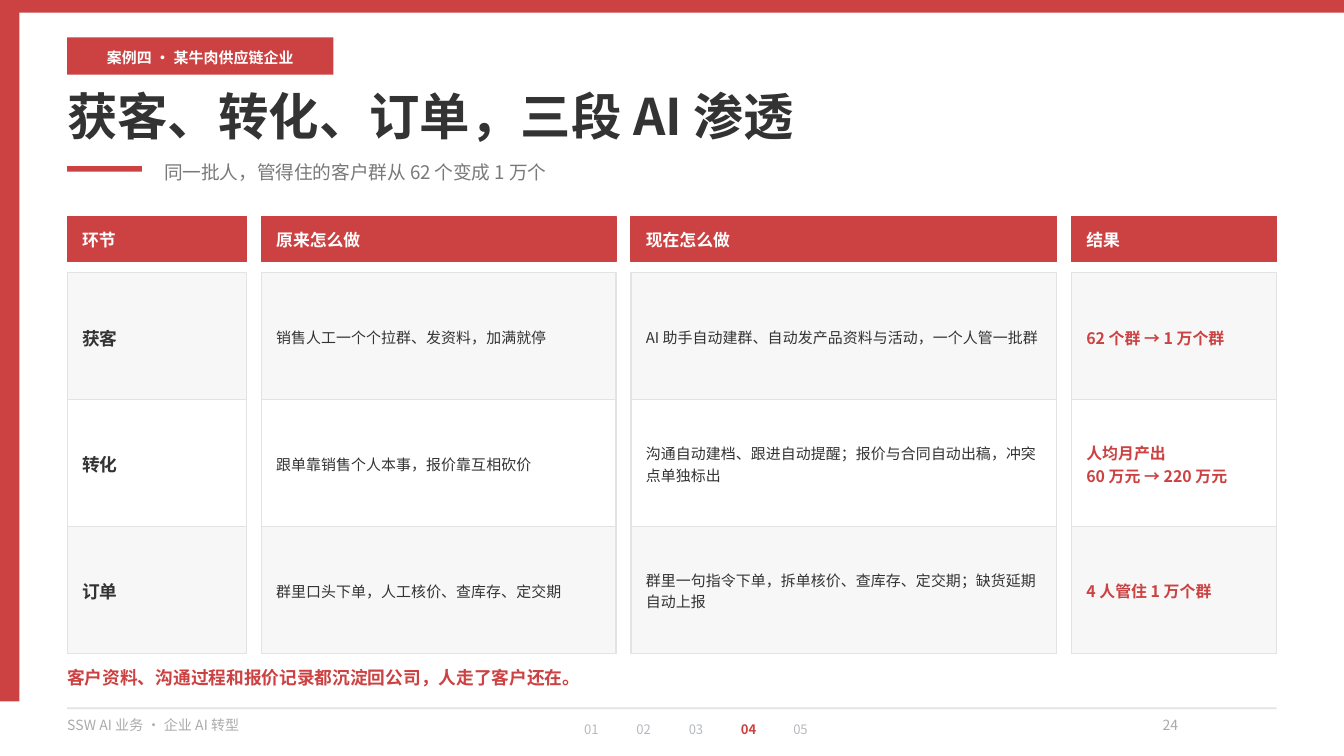
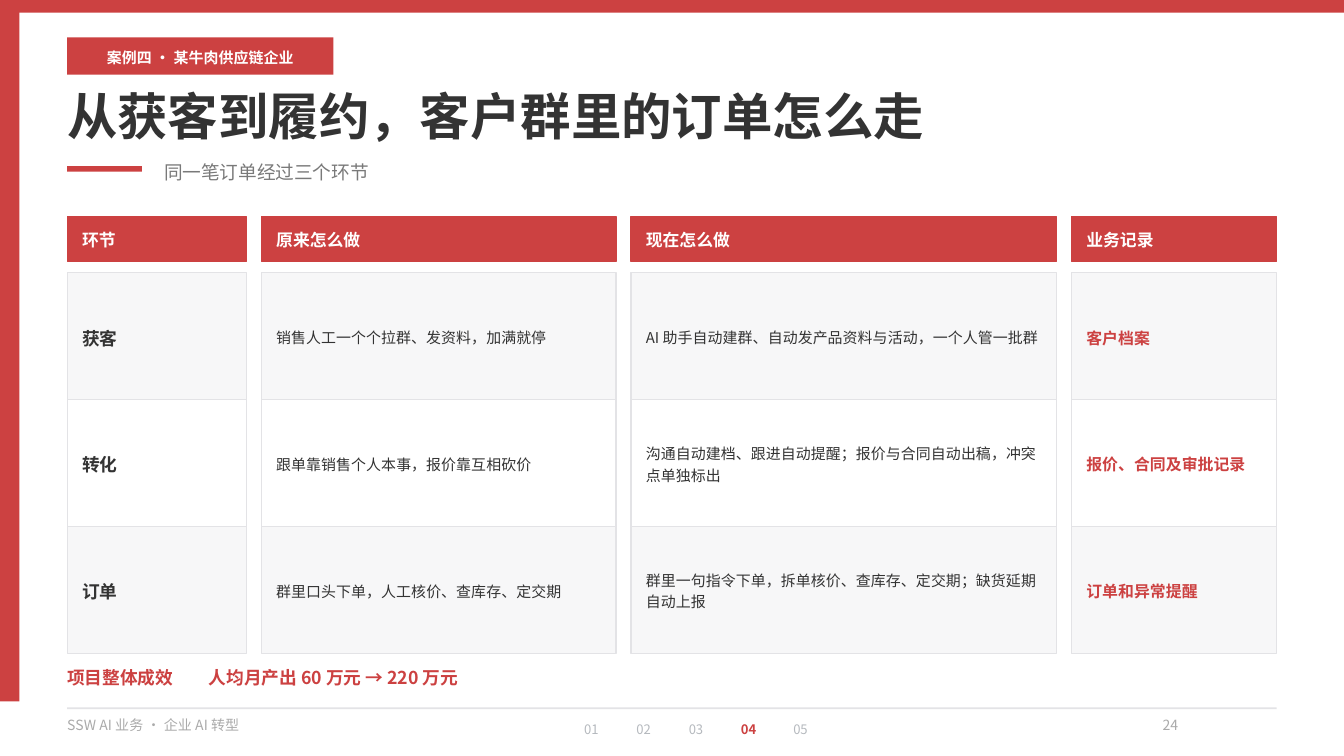
Before and after one commit to hveraus/ssw-business, a slide deck: slide 24 of SSW AI 业务_v2/SSW AI 业务_v3.pptx. Drawn at 1344x756 pixels with LibreOffice and Linux fonts; fonts in the diff are those of the drawing. Boxes give left, top, right and bottom in pixels: in the first picture for what was removed or moved away, otherwise in the second. Text is boxed around its words. In the diff, an @@ line names an element or a change of style, - is before the commit and + after.

```diff
--- a/SSW AI 业务_v2/SSW AI 业务_v3.pptx
+++ b/SSW AI 业务_v2/SSW AI 业务_v3.pptx
@@ text at (x1=67, y1=91, x2=924, y2=142): text changed @@
-获客、转化、订单，三段 AI 渗透
+从获客到履约，客户群里的订单怎么走
@@ text at (x1=164, y1=163, x2=369, y2=181): text changed @@
-同一批人，管得住的客户群从 62 个变成 1 万个
+同一笔订单经过三个环节
@@ text at (x1=1086, y1=231, x2=1153, y2=248): text changed @@
-结果
+业务记录
@@ text at (x1=1086, y1=330, x2=1150, y2=346): text changed @@
-62 个群 → 1 万个群
+客户档案
@@ text at (x1=1086, y1=456, x2=1245, y2=472): text changed @@
-人均月产出
-60 万元 → 220 万元
+报价、合同及审批记录
@@ text at (x1=1086, y1=583, x2=1197, y2=599): text changed @@
-4 人管住 1 万个群
+订单和异常提醒
@@ text at (x1=67, y1=669, x2=458, y2=686): text changed @@
-客户资料、沟通过程和报价记录都沉淀回公司，人走了客户还在。
+项目整体成效 人均月产出 60 万元 → 220 万元
```
Also in this commit, not shown: 18 other slides changed, 1 slide added, 1 slide removed, 3 other files.
